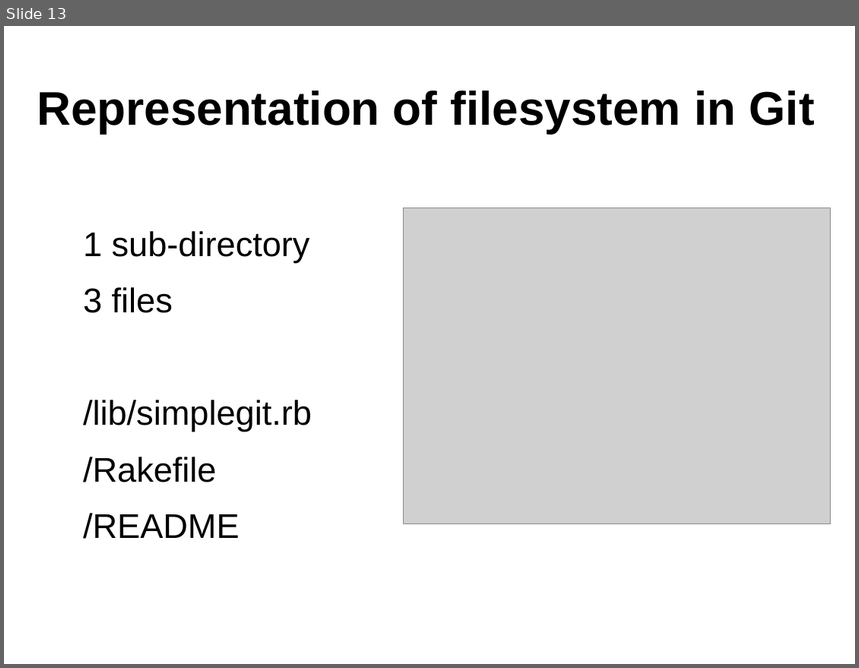
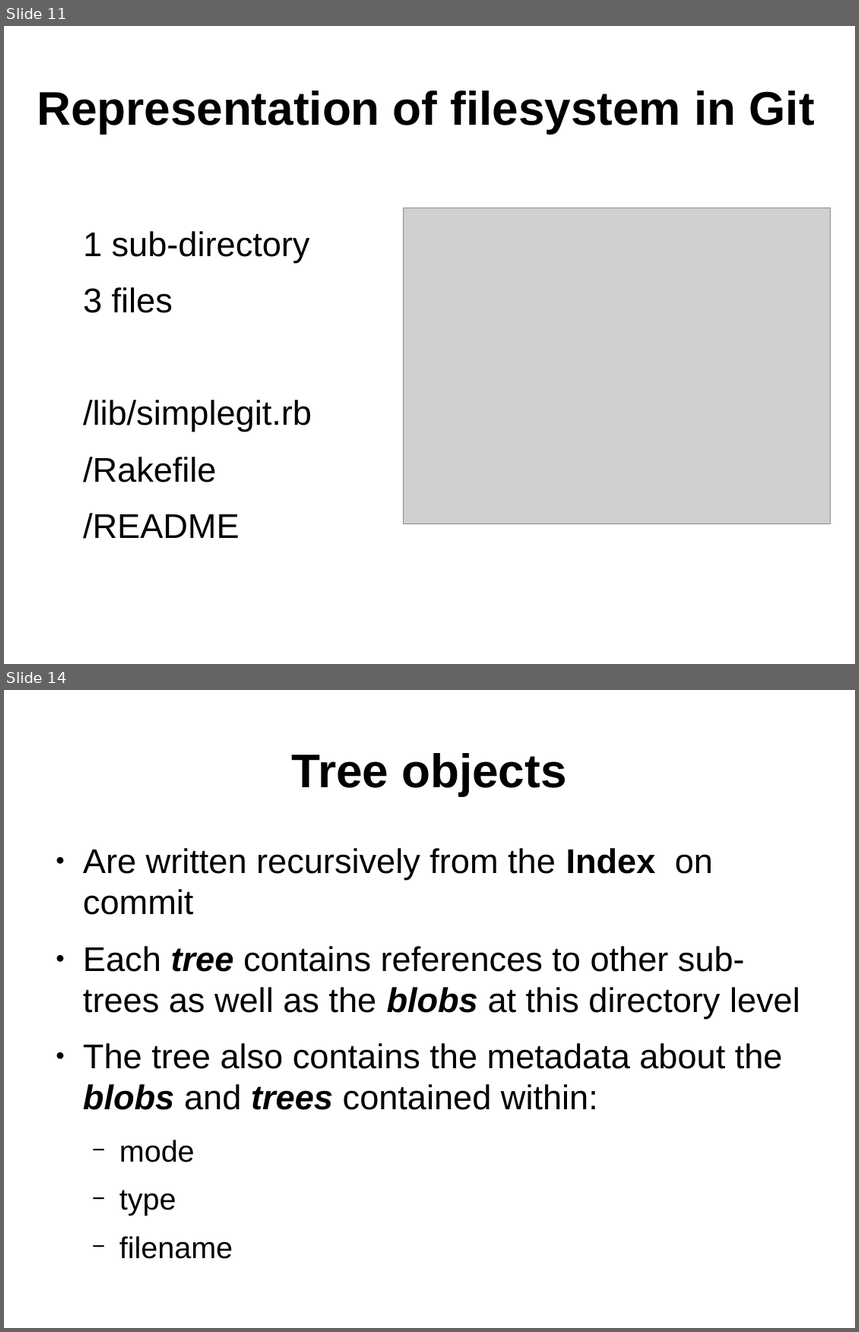
Before and after one commit to ifpingram/soslug, a slide deck: Understanding_Git_and_using_Github.odp. Shown one above the other, each under a label of ours: slide 13 before the commit, slides 11 and 14 after it; the slides between them are not shown. The pictures are 859x668 and 859x1332 pixels, drawn with LibreOffice and Linux fonts; fonts in the diff are those of the drawing; grey boxes stand for pictures. Boxes give left, top, right and bottom in pixels: in the first picture for what was removed or moved away, otherwise in the second. Text is boxed around its words. In the diff, an @@ line names an element or a change of style, - is before the commit and + after.

Commit message:
Added slides for objects + branches

```diff
--- a/Understanding_Git_and_using_Github.odp
+++ b/Understanding_Git_and_using_Github.odp
@@ slide 14 added at (4, 690, 855, 1328), background #FFFFFF @@
@@ title added at (292, 753, 566, 796), 44 pt, text #000000, bold @@
+Tree objects
@@ text added at (83, 848, 800, 1216), 32 pt, text #000000 @@
+● Are written recursively from the Index on commit
+● Each tree contains references to other sub-trees as well as the blobs at this directory level
+● The tree also contains the metadata about the blobs and trees contained within:
+  − mode
+  − type
+  − filename
@@ what was slide 13 is now slide 11 @@
```
Also in this commit, not shown: 6 slides changed, 5 other slides added.
